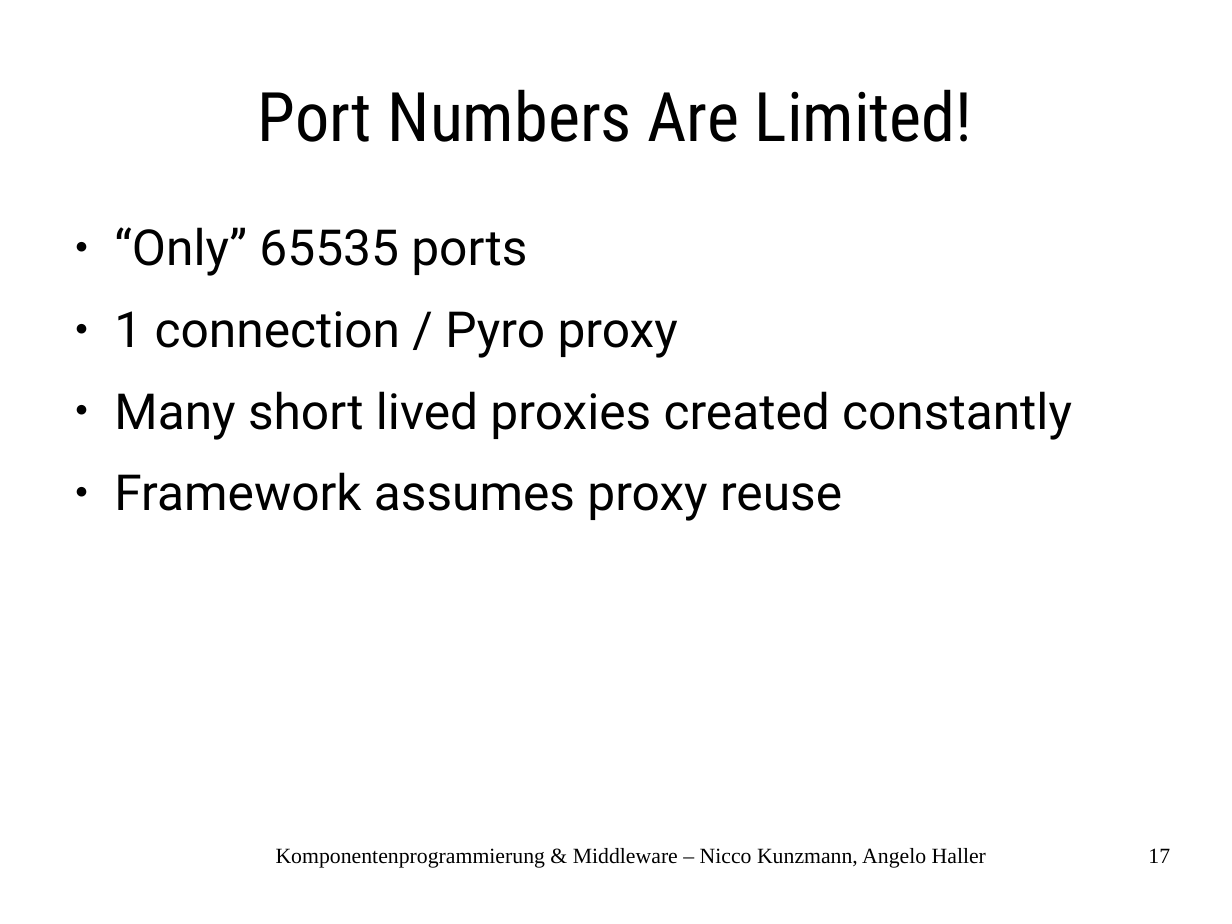
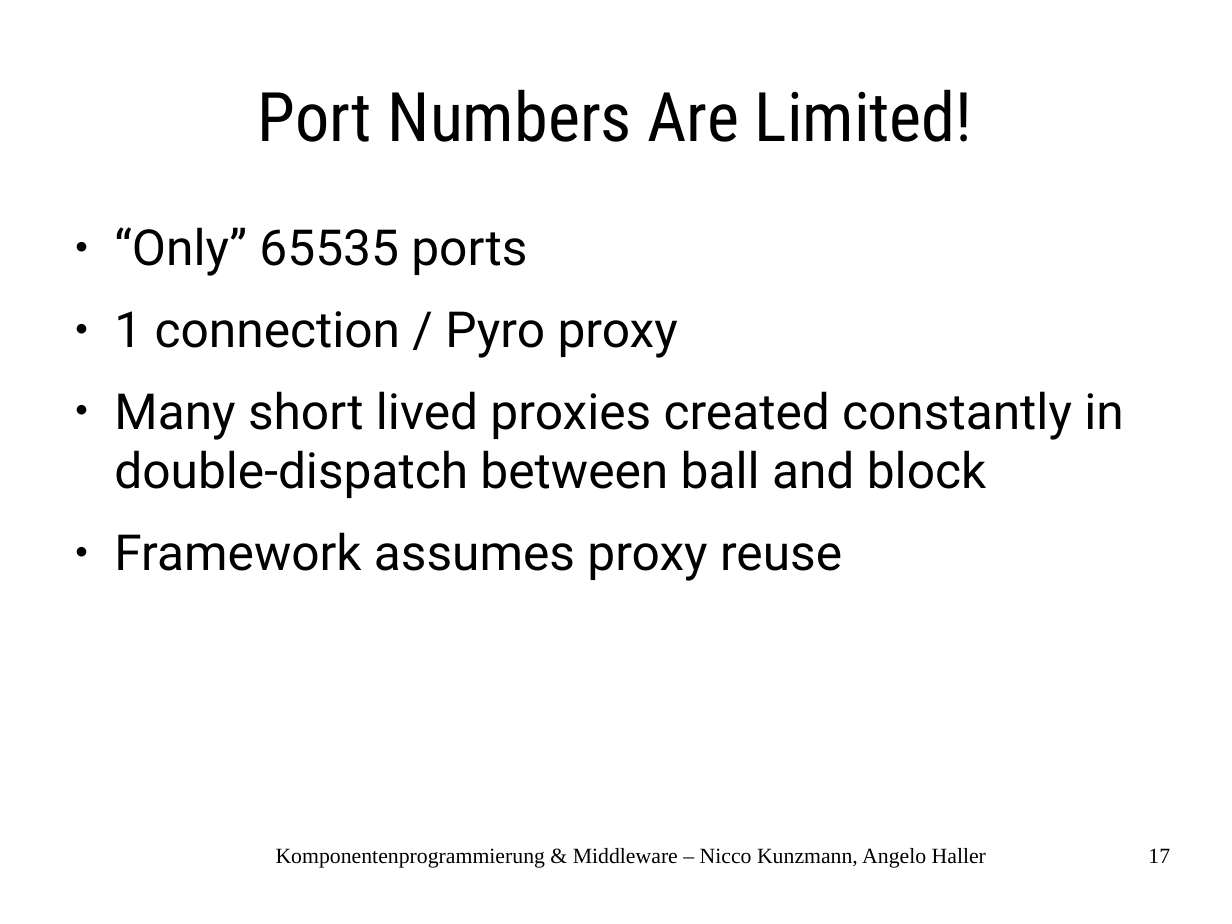
Before and after one commit to niccokunzmann/ping, a slide deck: slide 17 of presentation/final_presentation.odp. Drawn at 1232x924 pixels with LibreOffice and Linux fonts; fonts in the diff are those of the drawing. Boxes give left, top, right and bottom in pixels: in the first picture for what was removed or moved away, otherwise in the second. Text is boxed around its words. In the diff, an @@ line names an element or a change of style, - is before the commit and + after.

```diff
--- a/presentation/final_presentation.odp
+++ b/presentation/final_presentation.odp
@@ text at [114,391,1123,498]: text changed @@
-● Many short lived proxies created constantly
+● Many short lived proxies created constantly in double-dispatch between ball and block
```
Also in this commit, not shown: 2 other slides changed, 3 other files.
